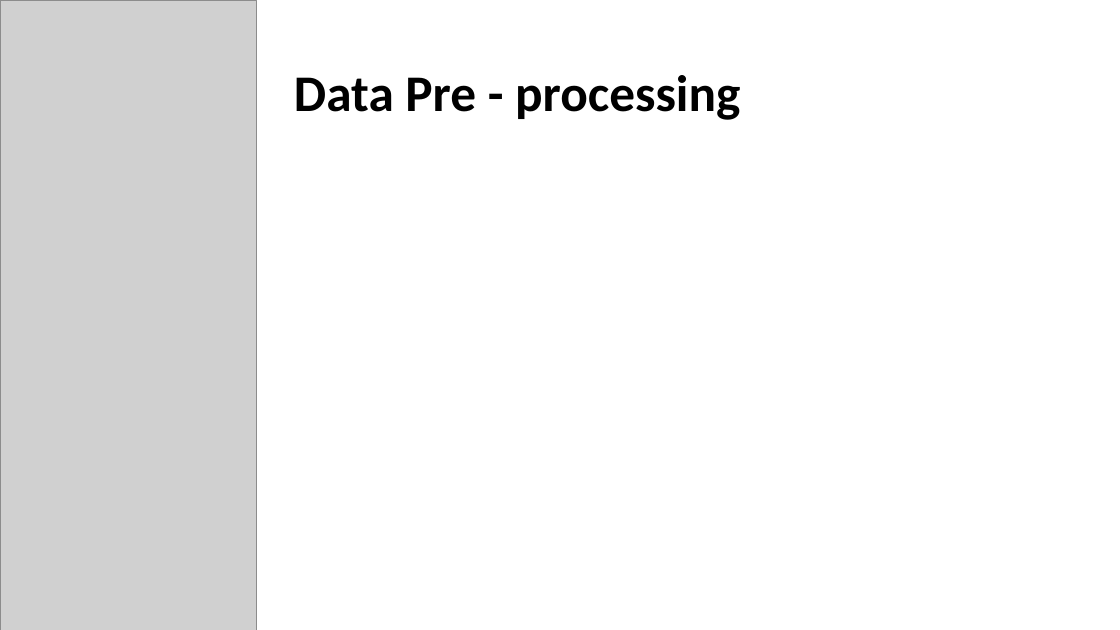
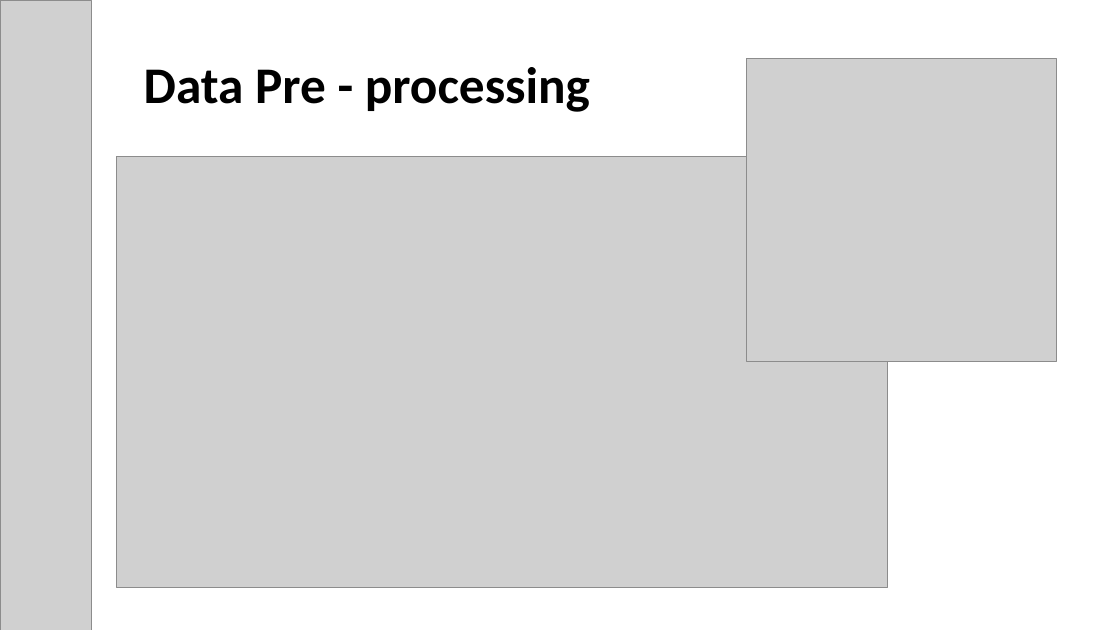
Before and after one commit to maryamfarooq13/FAQ-RAG-Application, a slide deck: slide 15 of Project Presentation.pptx (slide 14 before the commit). Drawn at 1120x630 pixels with LibreOffice and Linux fonts; fonts in the diff are those of the drawing; grey boxes stand for pictures. Boxes give left, top, right and bottom in pixels: in the first picture for what was removed or moved away, otherwise in the second. Text is boxed around its words. In the diff, an @@ line names an element or a change of style, - is before the commit and + after.

```diff
--- a/Project Presentation.pptx
+++ b/Project Presentation.pptx
@@ picture: place and size @@
-picture at bbox=[0, 0, 257, 630]
+picture at bbox=[0, 0, 91, 630]
@@ title "Data Pre - processing": place and size @@
-title "Data Pre - processing" at bbox=[294, 75, 740, 120]
+title "Data Pre - processing" at bbox=[144, 67, 590, 112]
@@ picture added at bbox=[746, 59, 1056, 362] @@
@@ picture added at bbox=[117, 157, 888, 588] @@
```
Also in this commit, not shown: 13 other slides changed, 6 slides added, 8 slides removed, 7 other files.
